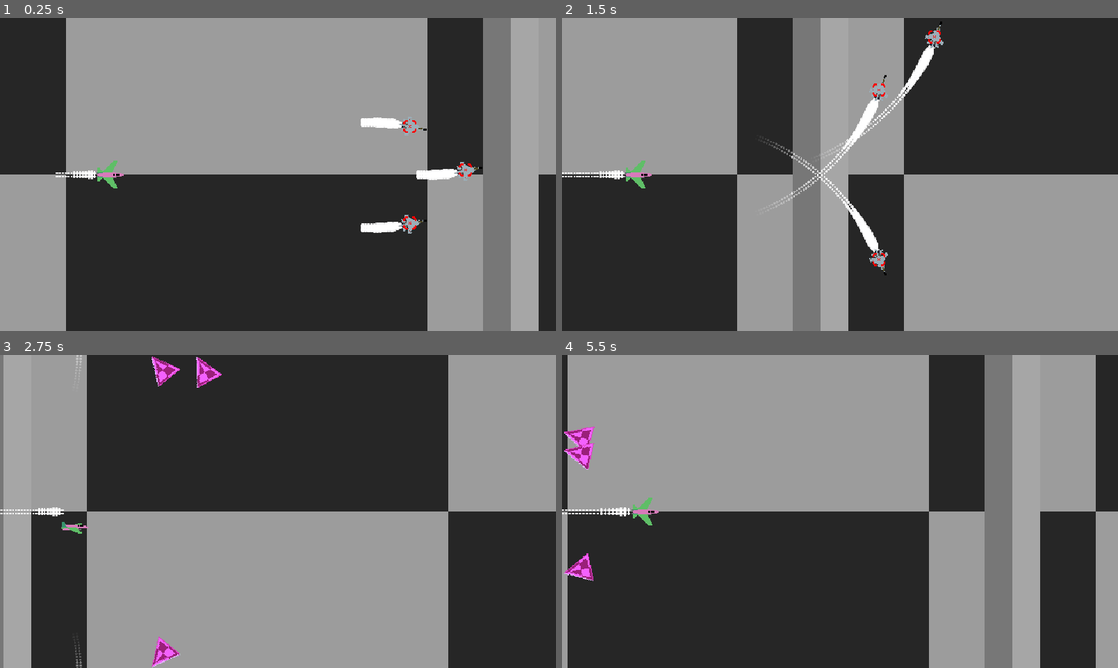
Above: before the commit, frames 1-4 (two rows, left to right).
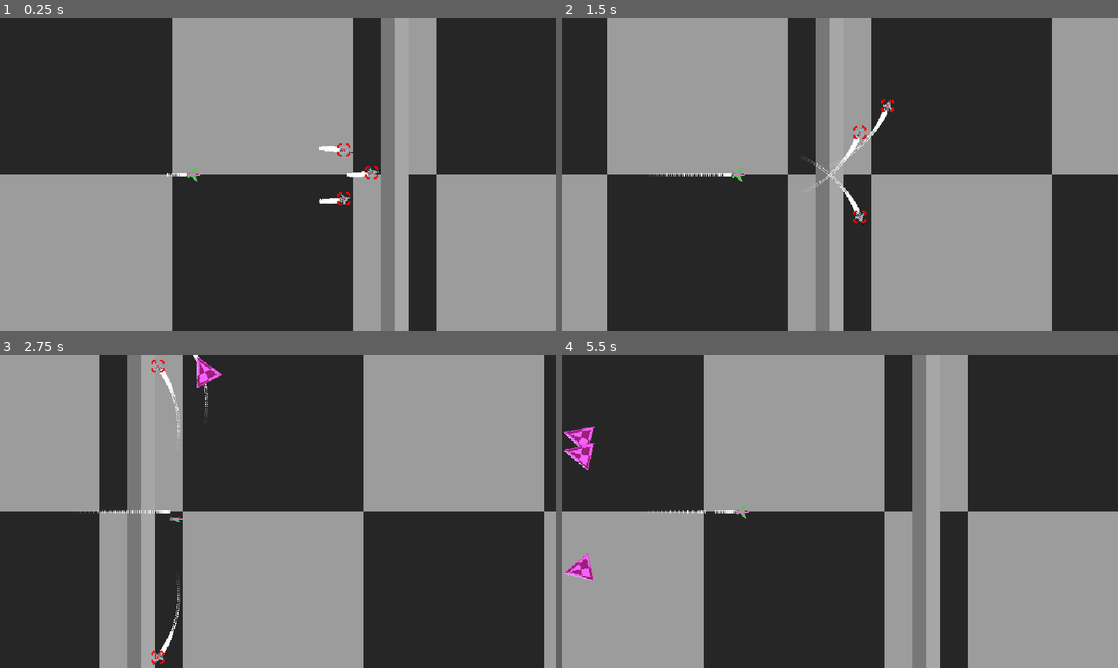
Above: after the commit, the same moments.

Repository: woliveira82/redot-aircraft-prototype
Game: Godot game, scene res://scenes/main.tscn
Two runs of this game, one before a commit and one after it. Both use one fixed random seed, a clock stepped at 60 frames per second and the inputs below.
Inputs (mouse positions are in pixels of both pictures, inside the frame that each line leads up to):
- Up to frame 1 (0.25 s): no input
- Up to frame 2 (1.5 s): move the mouse to (1001, 158) at 0.52 s; hold E (high_g_barrel_right) 0.53-1.28 s; tap Space (shoot_cannon) at 0.6, 1.35 s; click (1001, 158) at 0.67 s; move the mouse to (901, 127) at 1.27 s; hold Down (move_down) from 1.28 s (still down); click (901, 127) at 1.42 s
- Up to frame 3 (2.75 s): move the mouse to (283, 370) at 2.02 s; release Down (move_down) at 2.03 s; hold E (high_g_barrel_right) from 2.03 s (still down); tap Space (shoot_cannon) at 2.1 s; click (283, 370) at 2.17 s
- Up to frame 4 (5.5 s): move the mouse to (723, 367) at 2.77 s; release E (high_g_barrel_right) at 2.78 s; hold Up (move_up) 2.78-3.53 s; tap Space (shoot_cannon) every 0.75 s from 2.85 to 5.1 s; click (723, 367) at 2.92 s; move the mouse to (662, 658) at 3.52 s; hold Q (high_g_barrel_left) 3.53-5.03 s; click (662, 658) at 3.67 s; move the mouse to (673, 464) at 4.27 s; move the mouse to (867, 511) at 5.02 s; hold Down (move_down) from 5.03 s (still down); click (867, 511) at 5.17 s

The runs differ from the first frame. In frame 1, 41% of the frame differs, in the area x 10-100%, y 0-100%; in frame 2, 43%; in frame 3, 32%; in frame 4, 55%, in the area x 0-96%, y 0-100%.

Commit message:
fix: tracker with camera zoom

Diff:
--- a/scenes/hud/enemy_tracker.gd
+++ b/scenes/hud/enemy_tracker.gd
@@ -15,7 +15,7 @@
 
 	var camera = get_viewport().get_camera_2d()
 	var relative_position: Vector2 = _enemy_tracked.position - camera.get_screen_center_position()
-	target_position = relative_position
+	target_position = relative_position * camera.zoom
 
 	if is_colliding():
 		on_screen_sprite.hide()
@@ -27,7 +27,7 @@
 	else:
 		out_screen_sprite.hide()
 		on_screen_sprite.show()
-		on_screen_sprite.position = relative_position
+		on_screen_sprite.position = relative_position * camera.zoom
 
 
 func set_enemy(enemy: Node2D):
--- a/scenes/main.tscn
+++ b/scenes/main.tscn
@@ -33,6 +33,7 @@
 
 [node name="Camera2D" type="Camera2D" parent="."]
 position = Vector2(100, 0)
+zoom = Vector2(0.5, 0.5)
 position_smoothing_enabled = true
 rotation_smoothing_speed = 2.0
 
